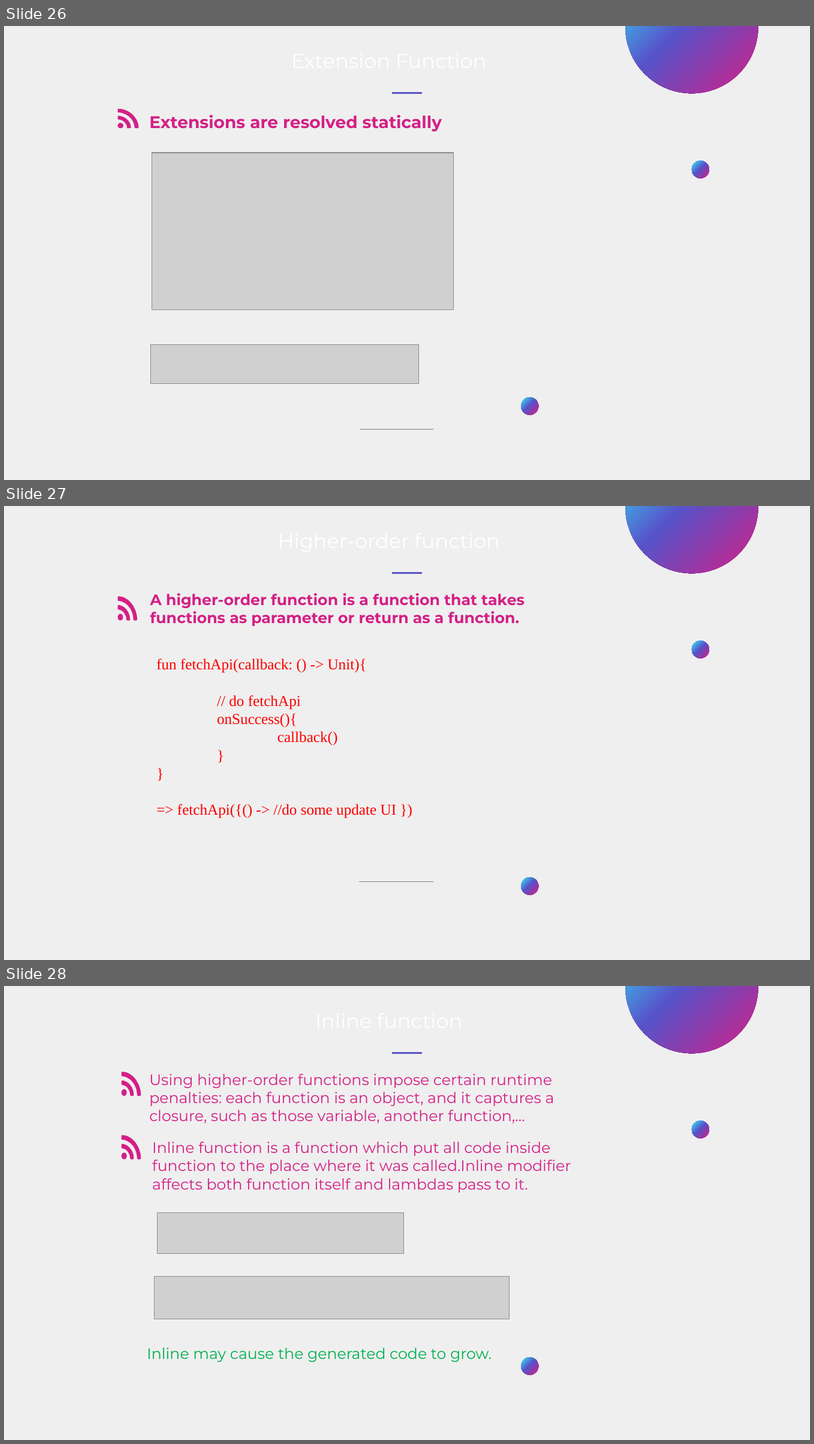
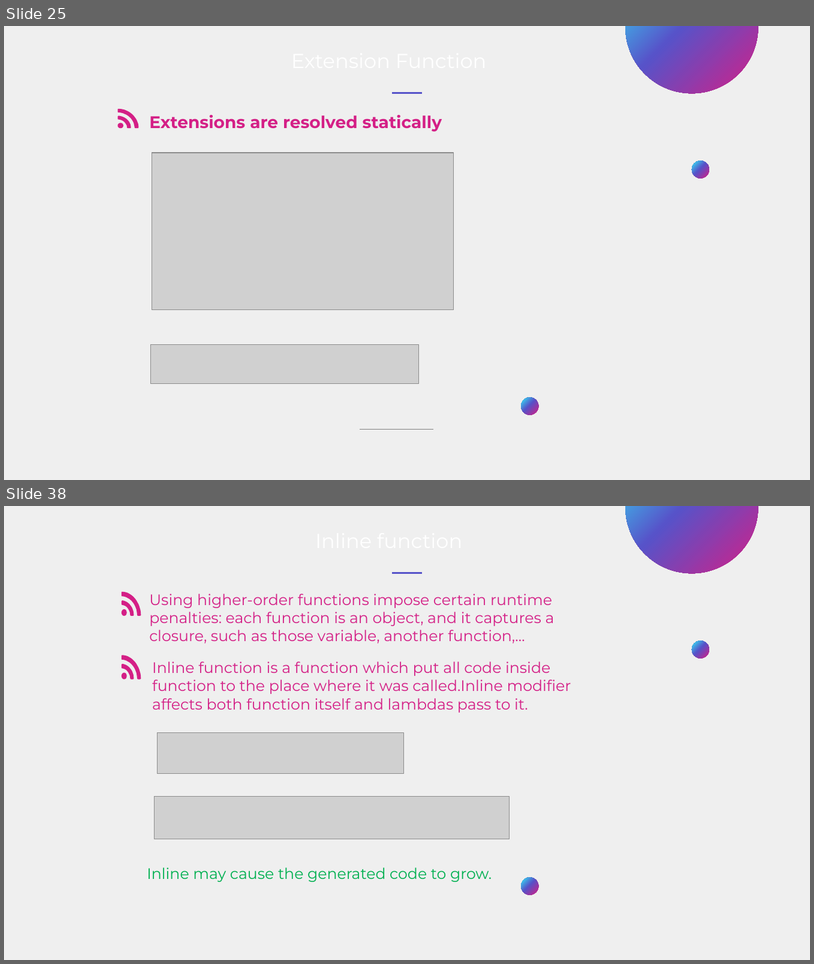
Before and after one commit to kehaimat/PresentKotlin, a slide deck: Slide.pptx. Shown one above the other, each under a label of ours: slides 26, 27 and 28 before the commit, slides 25 and 38 after it; the slides between them are not shown. The pictures are 814x1444 and 814x964 pixels, drawn with LibreOffice and Linux fonts; fonts in the diff are those of the drawing; grey boxes stand for pictures; background and template pictures are left out. Boxes give left, top, right and bottom in pixels: in the first picture for what was removed or moved away, otherwise in the second. Text is boxed around its words. In the diff, an @@ line names an element or a change of style, - is before the commit and + after.

```diff
--- a/Slide.pptx
+++ b/Slide.pptx
@@ slide 27 removed at <box>4,506,810,960</box>, background picture (left out); not listed: 1 template element that a slide beside it also shows @@
@@ ellipse removed at <box>626,506,759,574</box> @@
@@ text removed at <box>201,525,578,556</box> @@
-Higher-order function
@@ line removed from (392, 573) to (423, 573) @@
@@ text removed at <box>150,593,525,626</box> @@
-A higher-order function is a function that takes functions as parameter or return as a function.
@@ freeform shape removed at <box>118,596,137,621</box> @@
@@ ellipse removed at <box>692,641,710,658</box> @@
@@ text removed at <box>156,658,397,818</box> @@
-fun fetchApi(callback: () -> Unit){
-// do fetchApi
-onSuccess(){
-callback()
-}
-}
-=> fetchApi({() -> //do some update UI })
@@ line removed from (360, 882) to (434, 882) @@
@@ ellipse removed at <box>521,877,539,895</box> @@
@@ what was slide 26 is now slide 25 @@
@@ what was slide 28 is now slide 38 @@
```
Also in this commit, not shown: 4 slides changed, 1 other slide removed.
